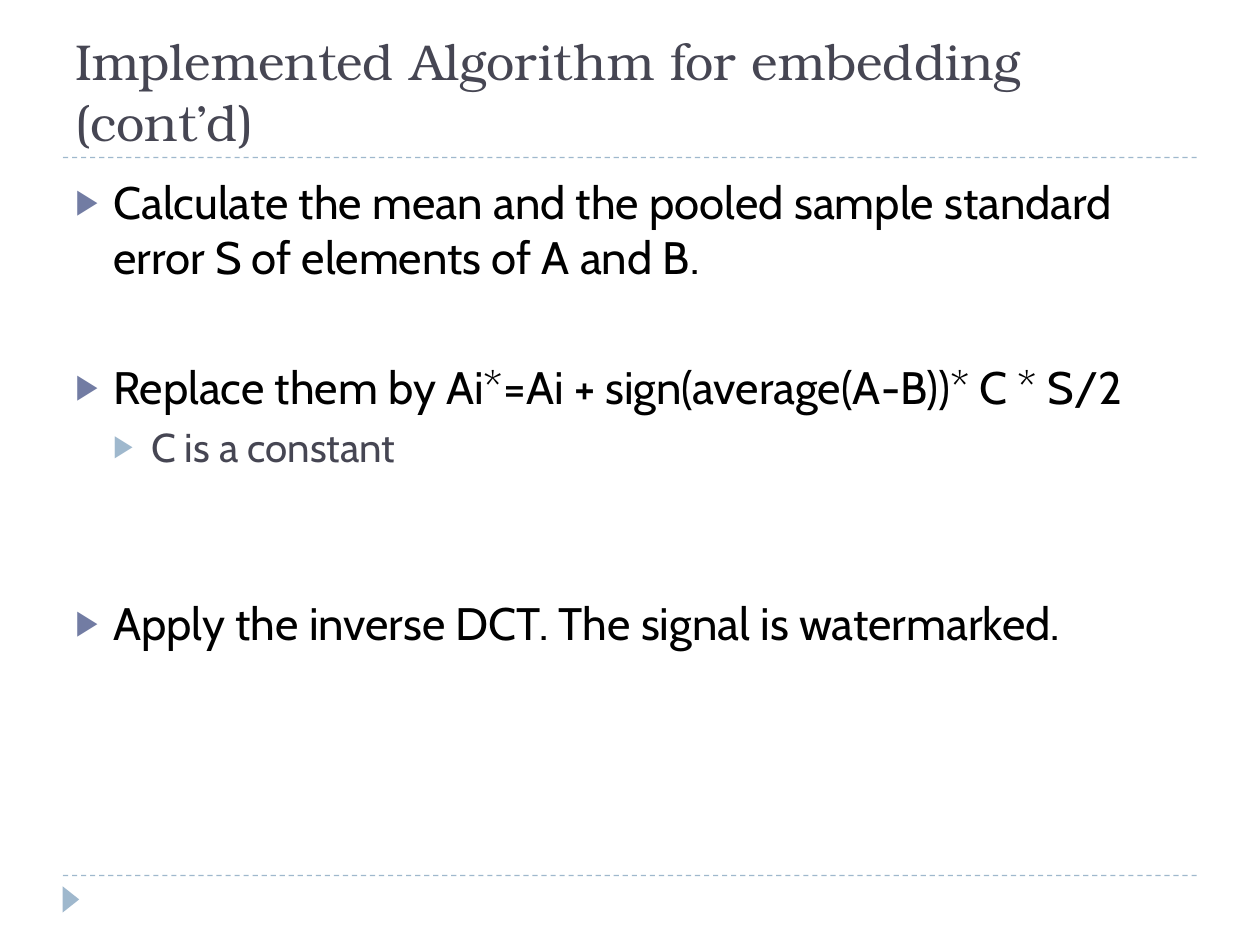
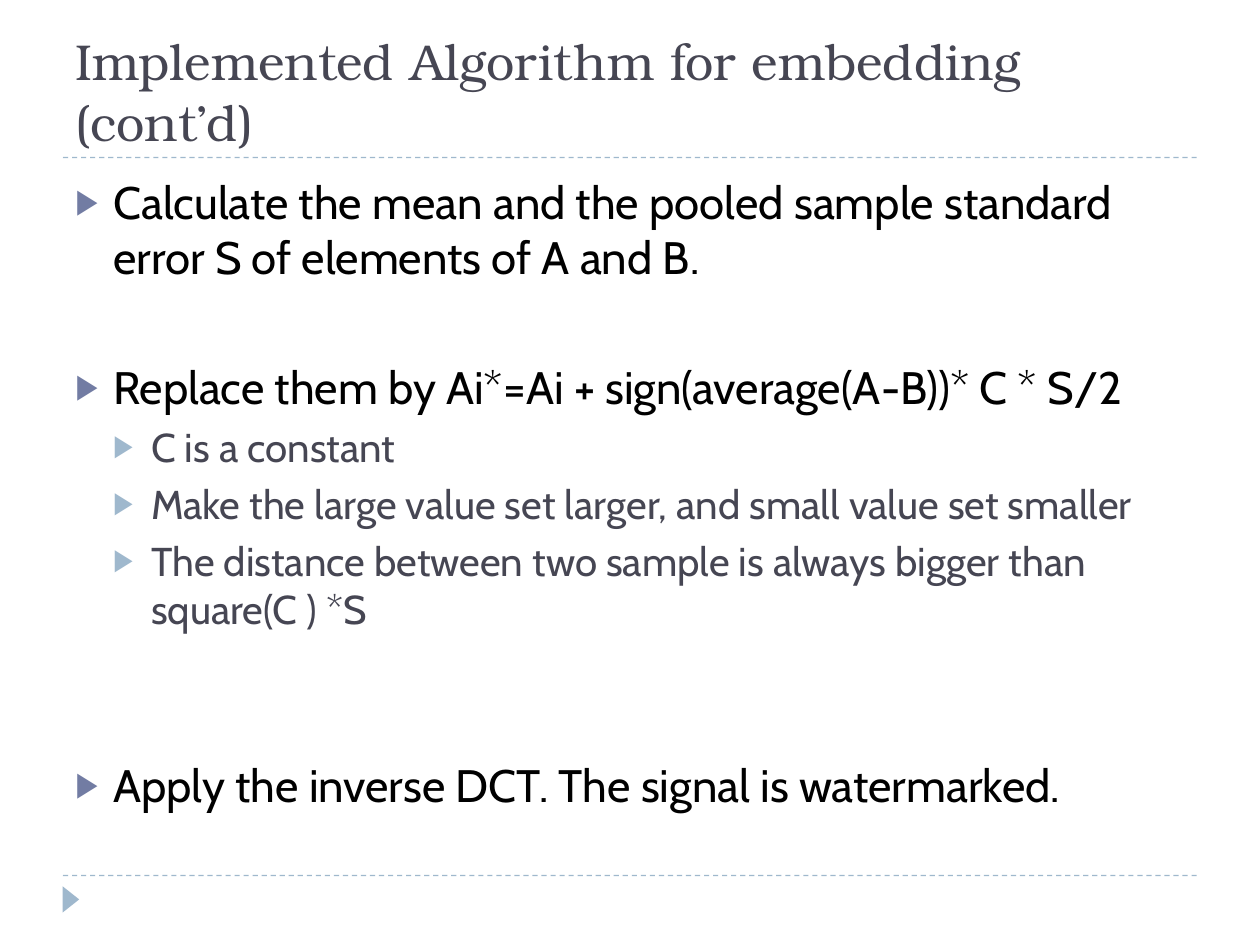
Before and after one commit to saadmahboob/kaist, a slide deck: slide 9 of Digital Speech Processing/Project/Diapo/MPA-Mid presentation.pptx (slide 8 before the commit). Drawn at 1260x945 pixels with LibreOffice and Linux fonts; fonts in the diff are those of the drawing. Boxes give left, top, right and bottom in pixels: in the first picture for what was removed or moved away, otherwise in the second. Text is boxed around its words. In the diff, an @@ line names an element or a change of style, - is before the commit and + after.

```diff
--- a/Digital Speech Processing/Project/Diapo/MPA-Mid presentation.pptx
+++ b/Digital Speech Processing/Project/Diapo/MPA-Mid presentation.pptx
@@ text at (151, 489, 1132, 634): paragraphs added @@
+  ▶ Make the large value set larger, and small value set smaller
+  ▶ The distance between two sample is always bigger than square(C ) *S
```
Also in this commit, not shown: 2 other slides changed, 3 slides added, 1 other file.
